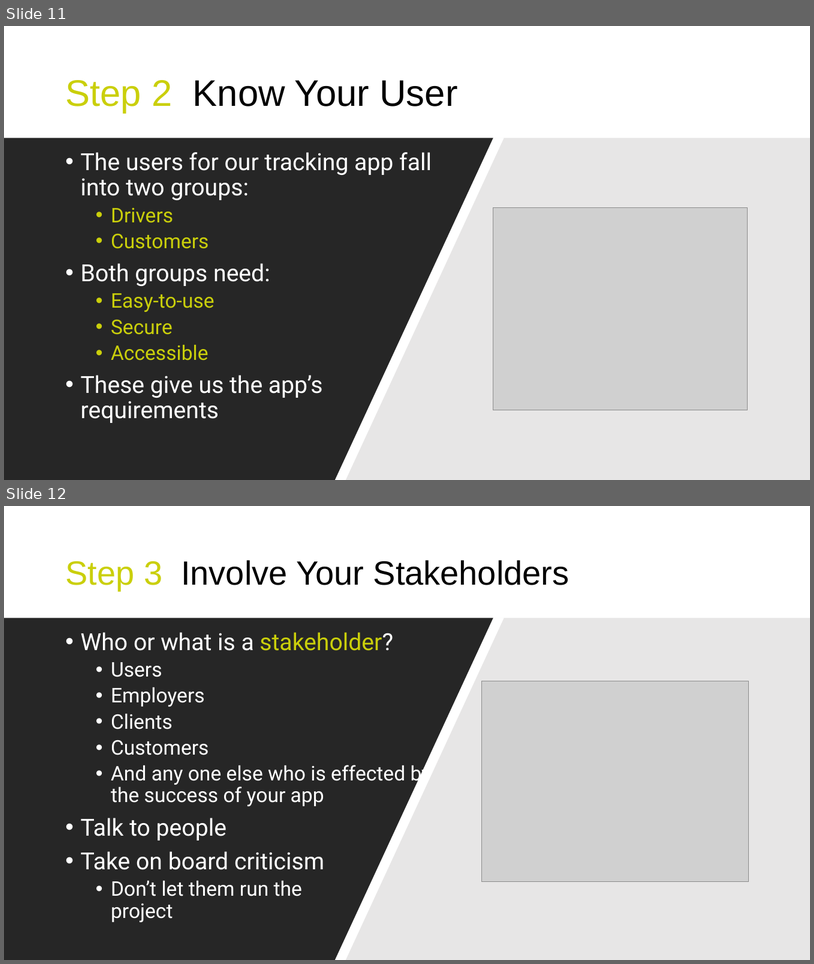
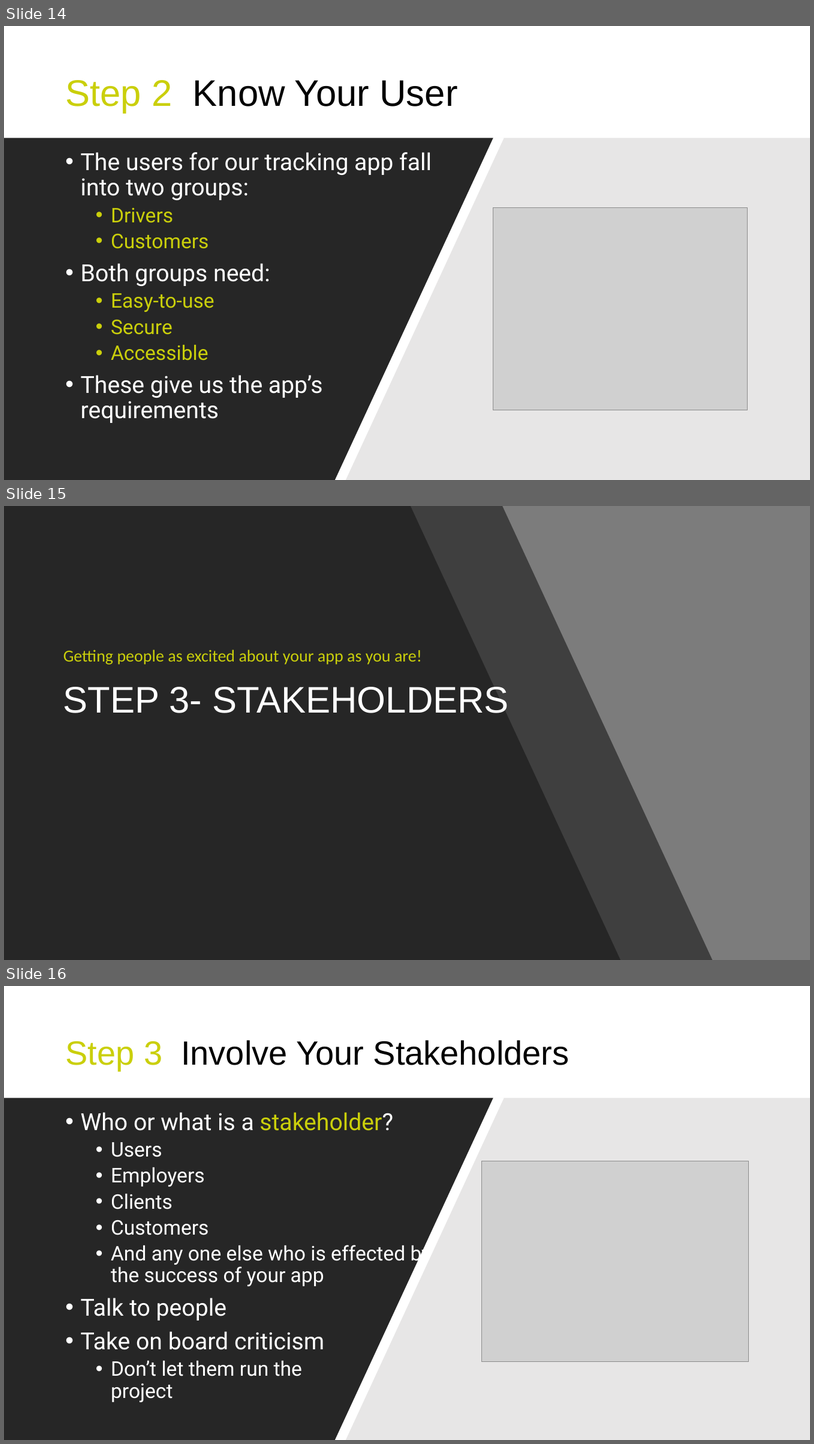
Before and after one commit to WebDevelopWolf/Training, a slide deck: Udemy/Lecture 1 - Application Design/Application Design - Screen.pptx. Shown one above the other, each under a label of ours: slides 11 and 12 before the commit, slides 14, 15 and 16 after it. The pictures are 814x964 and 814x1444 pixels, drawn with LibreOffice and Linux fonts; fonts in the diff are those of the drawing; grey boxes stand for pictures. Boxes give left, top, right and bottom in pixels: in the first picture for what was removed or moved away, otherwise in the second. Text is boxed around its words. In the diff, an @@ line names an element or a change of style, - is before the commit and + after.

```diff
--- a/Udemy/Lecture 1 - Application Design/Application Design - Screen.pptx
+++ b/Udemy/Lecture 1 - Application Design/Application Design - Screen.pptx
@@ slide 15 added at box(4, 506, 810, 960), background #7C7C7C; not listed: 1 template element that a slide beside it also shows @@
@@ rectangle added at box(4, 506, 810, 960), fill #7C7C7C @@
@@ freeform shape added at box(4, 506, 621, 960), fill #262626 @@
@@ freeform shape added at box(86, 506, 713, 960), fill #262626 at 70% opacity @@
@@ text added at box(63, 649, 422, 664), 20 pt, text #CACF0B @@
+Getting people as excited about your app as you are!
@@ title added at box(63, 687, 509, 713), 44 pt, text #FFFFFF @@
+STEP 3- STAKEHOLDERS
@@ what was slide 11 is now slide 14 @@
@@ what was slide 12 is now slide 16 @@
```
Also in this commit, not shown: 1 slide changed, 8 other slides added, 46 other files.
